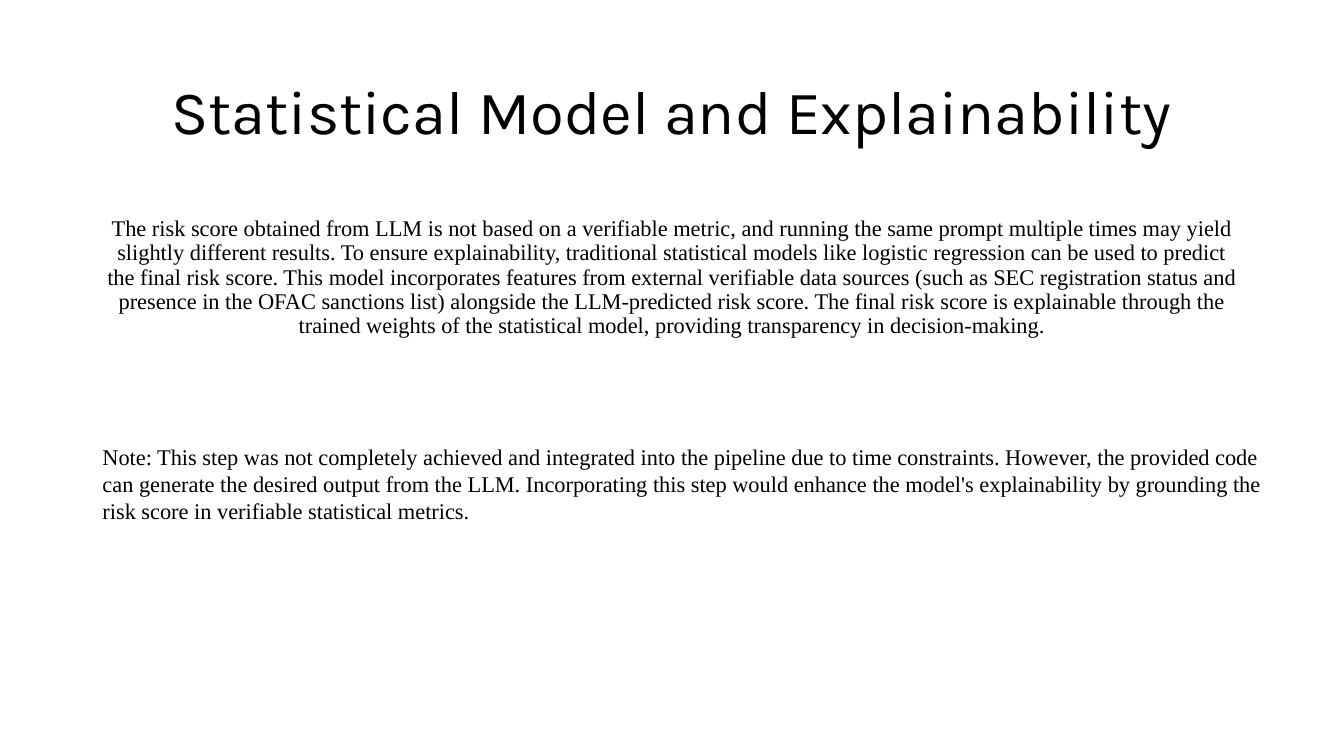
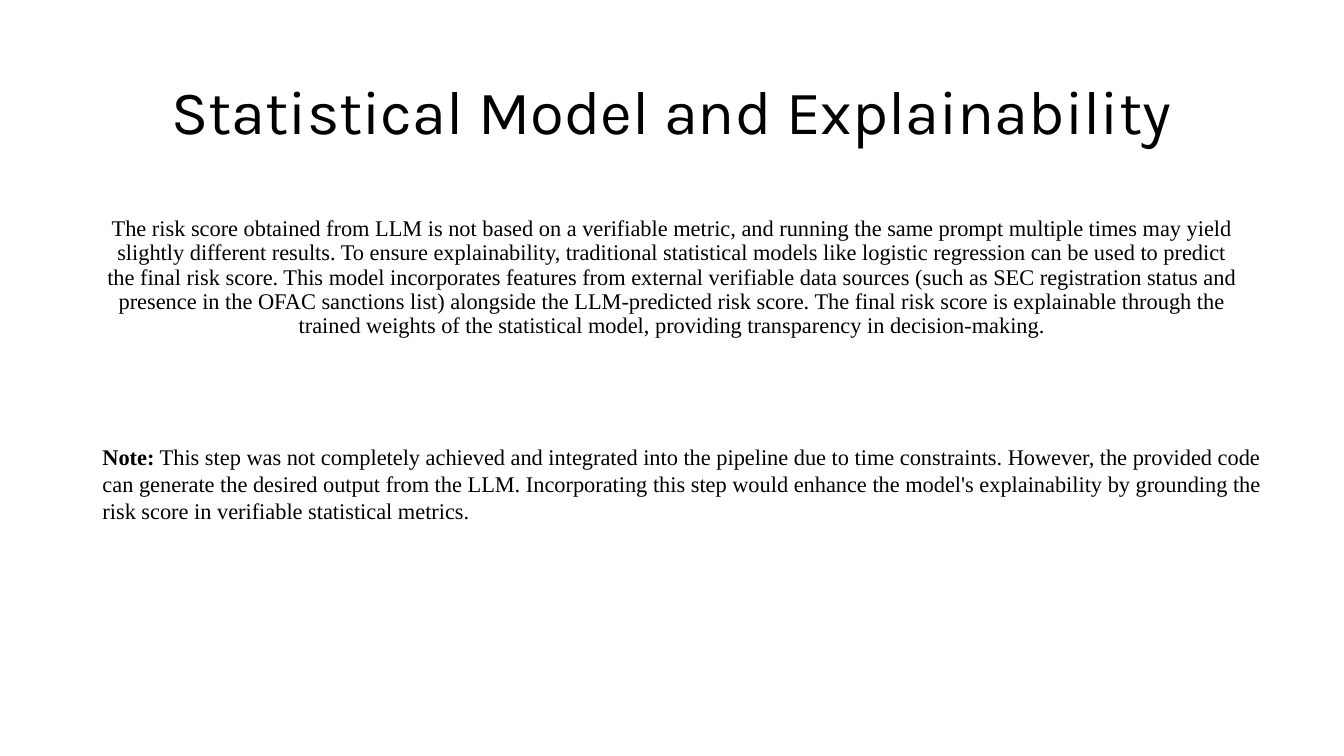
Before and after one commit to ewfx/aidel-load-runners, a slide deck: slide 13 of artifacts/demo/RiskAnalysis.pptx. Drawn at 1344x756 pixels with LibreOffice and Linux fonts; fonts in the diff are those of the drawing. Boxes give left, top, right and bottom in pixels: in the first picture for what was removed or moved away, otherwise in the second. Text is boxed around its words. In the diff, an @@ line names an element or a change of style, - is before the commit and + after.

```diff
--- a/artifacts/demo/RiskAnalysis.pptx
+++ b/artifacts/demo/RiskAnalysis.pptx
@@ text "Note: This step was not ..." at (102, 449, 1260, 520): bold on in "Note:" @@
```
Also in this commit, not shown: 4 other slides changed, 1 other file.
